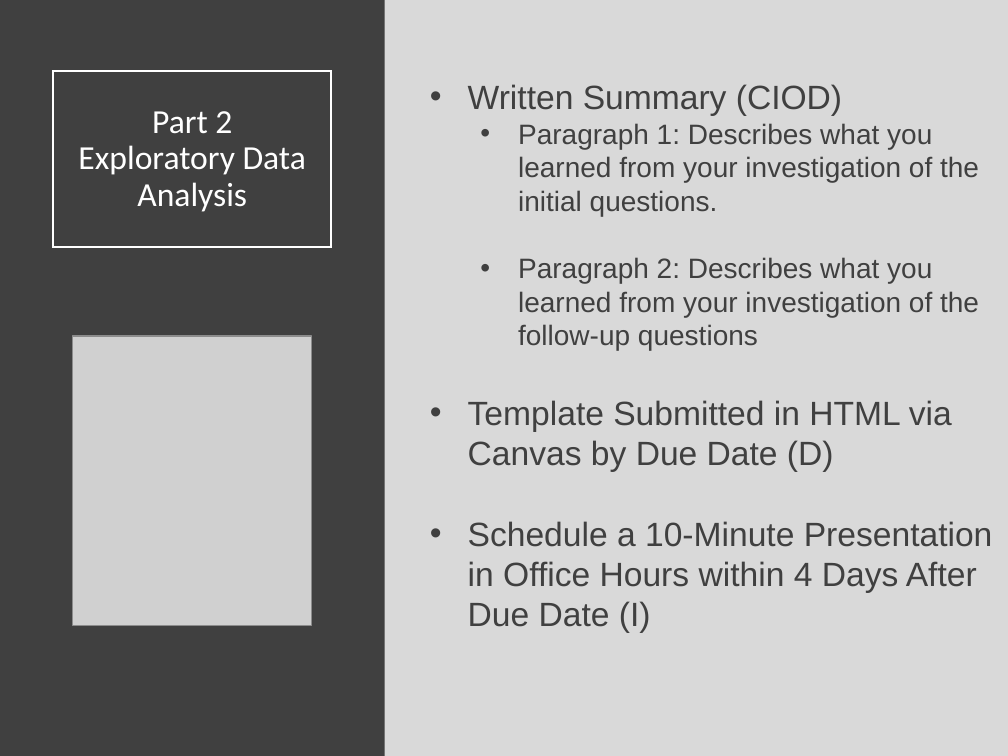
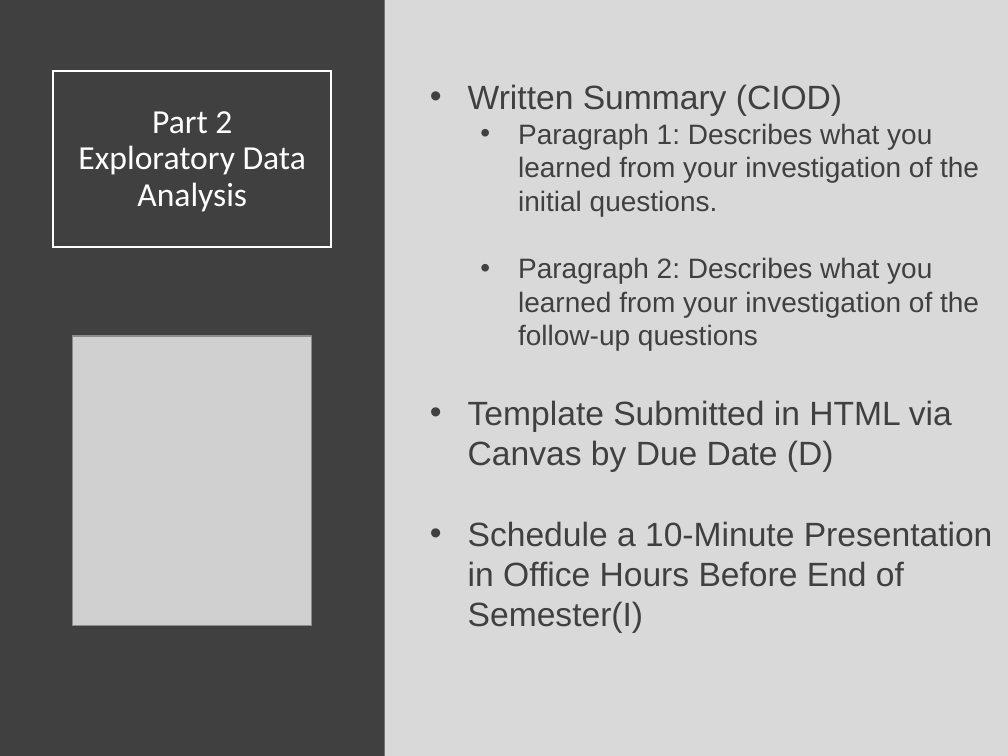
Before and after one commit to SuperMarioGiacomazzo/STOR320_WEBSITE, a slide deck: slide 14 of Lecture/Final Project 1/Final_Project_1_Lecture.pptx. Drawn at 1008x756 pixels with LibreOffice and Linux fonts; fonts in the diff are those of the drawing; grey boxes stand for pictures. Boxes give left, top, right and bottom in pixels: in the first picture for what was removed or moved away, otherwise in the second. Text is boxed around its words. In the diff, an @@ line names an element or a change of style, - is before the commit and + after.

```diff
--- a/Lecture/Final Project 1/Final_Project_1_Lecture.pptx
+++ b/Lecture/Final Project 1/Final_Project_1_Lecture.pptx
@@ text at (468,521,993,633): text changed @@
-• Schedule a 10-Minute Presentation in Office Hours within 4 Days After Due Date (I)
+• Schedule a 10-Minute Presentation in Office Hours Before End of Semester(I)
```
Also in this commit, not shown: 1 other file.
